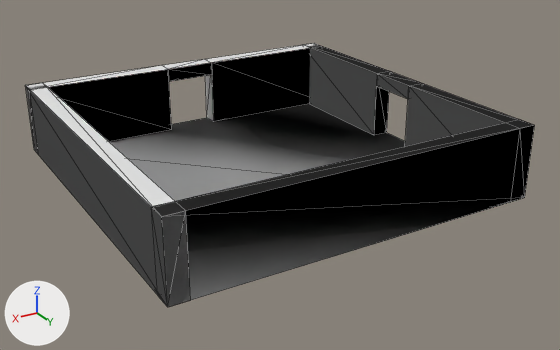
A saved change to the OBJ model assets/rooms/room_12.obj.
One viewpoint serves both versions: a 50 mm lens placed at (0.986, 1.743, 0.85), pointed at (-0.024, 0.06, 0.008). The lights are fixed; the arrows at lower left show +X, +Y and +Z. The first picture is the older version. Mesh edges are drawn as thin lines. Where no turn or scale is listed for an object, it has been applied to the vertices. Vertices at exactly the same position are counted once.

In view in the first picture: 'room_12'.
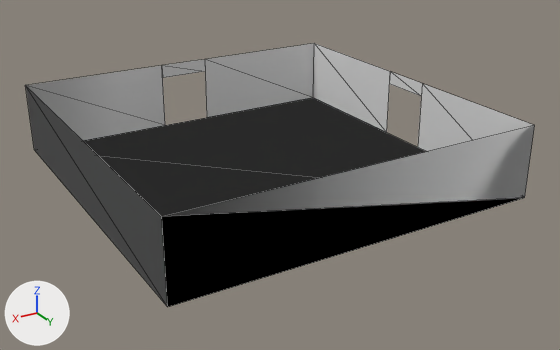
What differs and where, as boxes [x1, y1, x2, y2] in the pictures (560 x 350 px):
part 1 of me_room_12, cut back
    before: [25, 43, 535, 306]

The change in detail:
Material 'floor' (mat_floor) is new.
Its base color is (0.8, 0.8, 0.8) (white #e7e7e7).
Its roughness is 1.0.
Material 'interior' (mat_interior) is new.
Its base color is (0.8, 0.8, 0.8) (white #e7e7e7).
Its roughness is 1.0.
me_room_12 is used by ob_room_12; location (0.0, 0.0, 0.0).
me_room_12 had 48 vertices, 98 faces and spanned x -0.5..0.5, y -0.5..0.5, z 0.0..0.2.
me_room_12 now has 20 vertices, 18 faces and spans x -0.5..0.5, y -0.5..0.5, z 0.0..0.2.
Part 1, on me_room_12:
28 vertices are removed from x -0.5..0.5, y -0.5..0.5, z 0.0..0.2.
88 faces are deleted.
8 new faces join them, mat_interior (white #e7e7e7).
me_room_12 gains material mat_floor (white #e7e7e7).
me_room_12 gains material mat_interior (white #e7e7e7).
